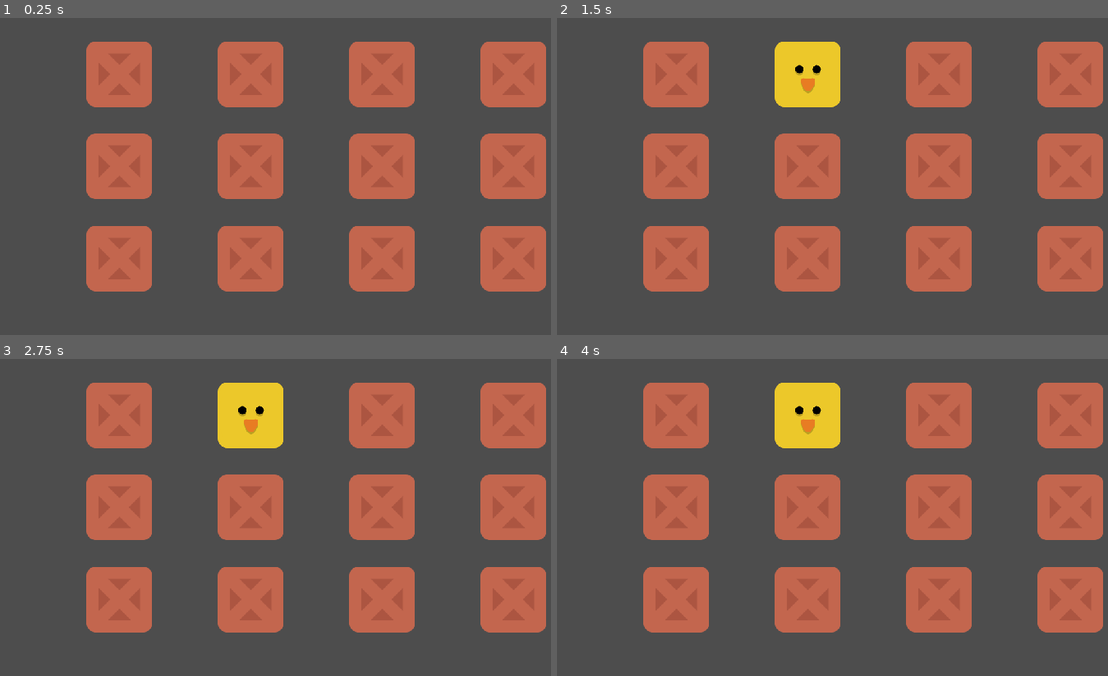
Above: before the commit, frames 1-4 (two rows, left to right).
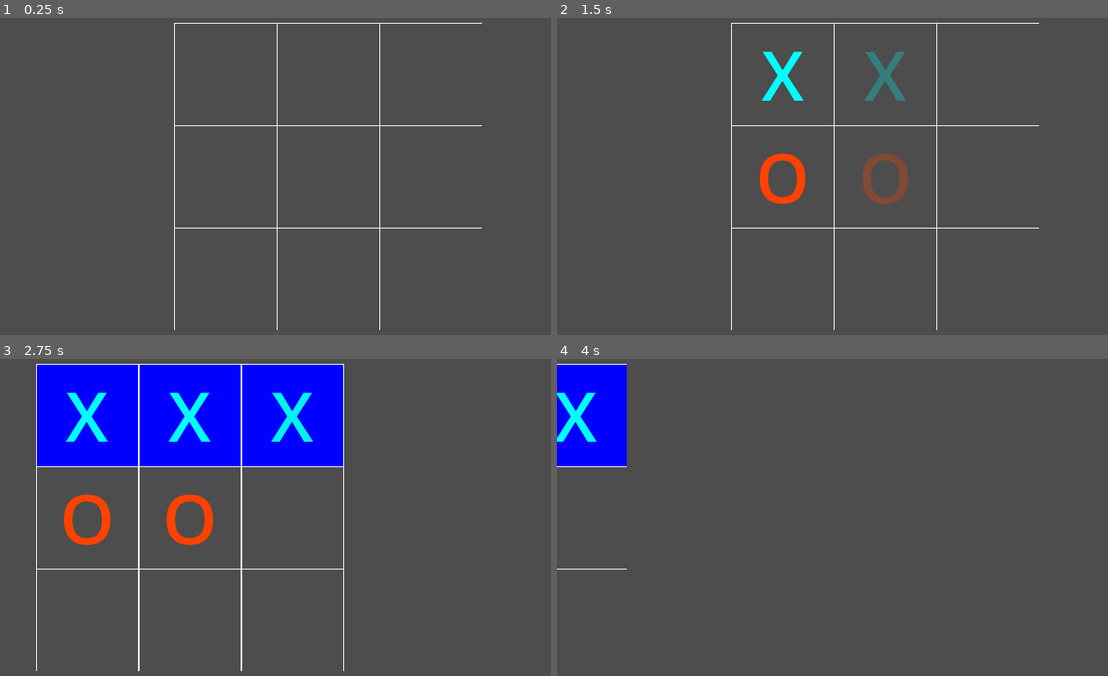
Above: after the commit, the same moments.

Repository: dennis-lincango/RespaldoGame
Game: Godot game, scene res://src/minigames/tic_tac_toe/tic_tac_toe.tscn
The game is run twice, just before and just after one commit, with the same random seed, the same clock (stepped at 60 frames per second) and the same inputs. Before the commit the project starts from res://src/minigames/memory/memory.tscn.
Inputs (mouse positions are in pixels of both pictures, inside the frame that each line leads up to):
- Up to frame 1 (0.25 s): no input
- Up to frame 2 (1.5 s): click (782, 75) at 0.52 s; click (887, 75) at 1.27 s
- Up to frame 3 (2.75 s): click (429, 416) at 2.02 s
- Up to frame 4 (4 s): click (645, 517) at 2.75 s, where only the run after the commit has a clickable "O"; click (584, 517) at 3.5 s, where only the run after the commit has a clickable "O"

The runs differ from the first frame. In frame 1, 30% of the frame differs, in the area x 15-100%, y 1-99%; in frame 2, 31%; in frame 3, 44%, in the area x 6-100%, y 1-99%; in frame 4, 33%.

Commit message:
refactor: ramane variables

Diff:
--- a/project.godot
+++ b/project.godot
@@ -11,7 +11,7 @@
 [application]
 
 config/name="[COPIA] HEDAN | Juego"
-run/main_scene="res://src/minigames/memory/memory.tscn"
+run/main_scene="res://src/minigames/tic_tac_toe/tic_tac_toe.tscn"
 config/features=PackedStringArray("4.2", "GL Compatibility")
 config/icon="res://icon.svg"
 
--- a/src/minigames/memory/card.gd
+++ b/src/minigames/memory/card.gd
@@ -8,7 +8,7 @@
 func _ready():
     get_node("Sprite").texture = card_back
 
-func _input_event(viewport, event, shape_idx):
+func _input_event(_viewport, event, _shape_idx):
     if event is InputEventMouseButton and event.button_index == MOUSE_BUTTON_LEFT and event.is_pressed():
         on_click()
 
--- a/src/minigames/memory/memory.gd
+++ b/src/minigames/memory/memory.gd
@@ -39,7 +39,7 @@
     randomize()
     init = false
 
-func _process(delta):
+func _process(_delta):
     if !init:
         _shuffle_cards()
 
@@ -63,9 +63,9 @@
     all_remaining_cards.remove_at(random_card)
     return "Card" + str(card_number)
 
-func _assign_image_and_name(card, image, name):
+func _assign_image_and_name(card, image, card_name):
     get_node(card).card_face = image
-    get_node(card).card_name = name
+    get_node(card).card_name = card_name
 
 func _check_if_pair():
     if get_node("CardOneName").text == get_node("CardTwoName").text:
@@ -116,8 +116,3 @@
 
 func _reload_scene(_anim_name):
     get_tree().reload_current_scene()
-'''
-func _on_animation_player_animation_finished(anim_name):
-    if anim_name == "slide_transition":
-        get_tree().reload_current_scene()
-        '''
